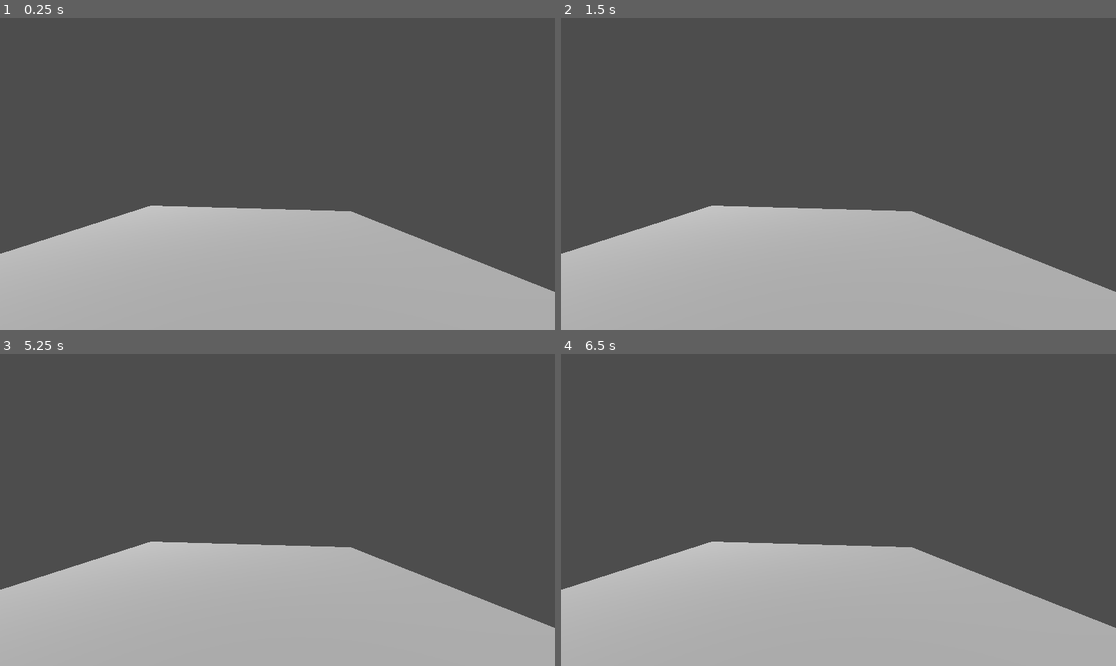
Above: before the commit, frames 1-4 (two rows, left to right).
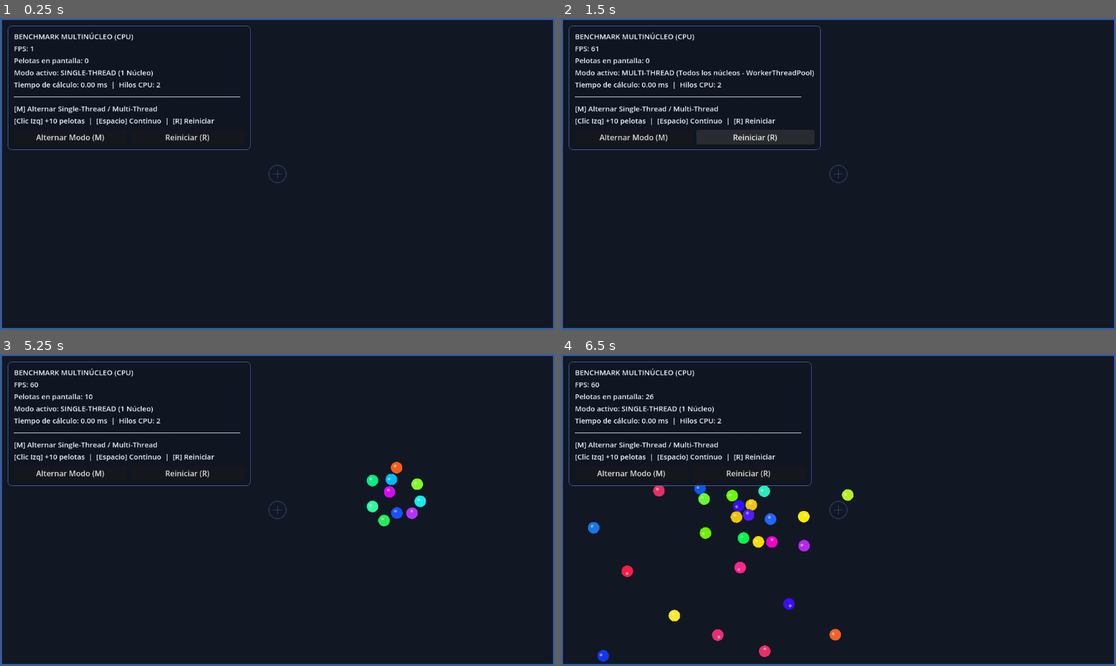
Above: after the commit, the same moments.

Repository: hacketubers-entertainment/experimentoGodot
Game: Godot game, scene res://main.tscn
The game is run twice, just before and just after one commit, with the same random seed, the same clock (stepped at 60 frames per second) and the same inputs. Before the commit the project starts from res://Mundo/mundo.tscn.
Inputs (mouse positions are in pixels of both pictures, inside the frame that each line leads up to):
- Up to frame 1 (0.25 s): no input
- Up to frame 2 (1.5 s): click (633, 136) at 0.5 s, where only the run after the commit has a clickable "Alternar Modo (M)"; click (755, 136) at 1.25 s, where only the run after the commit has a clickable "Reiniciar (R)"
- Up to frame 3 (5.25 s): click (194, 472) at 2 s, where only the run after the commit has a clickable "Reiniciar (R)"; click (194, 472) at 2.75 s, where only the run after the commit has a clickable "Reiniciar (R)"; click (72, 472) at 3.5 s, where only the run after the commit has a clickable "Alternar Modo (M)"; click (72, 472) at 4.25 s, where only the run after the commit has a clickable "Alternar Modo (M)"; tap Enter at 5 s; move the mouse to (399, 494) at 5.02 s; tap M at 5.1 s; click (399, 494) at 5.17 s
- Up to frame 4 (6.5 s): tap Space at 5.27, 5.57, 6.02, 6.05, 6.32 s; tap R at 5.3, 5.85 s; move the mouse to (727, 525) at 5.77 s; click (727, 525) at 5.92 s

The runs differ from the first frame. In frame 1, 100% of the frame differs, in the area x 0-100%, y 0-100%; in frame 2, 100%; in frame 3, 100%; in frame 4, 100%.

Commit message:
Implement core game mechanics with ball spawning, physics management, and multithreading support

Diff:
--- /dev/null
+++ b/ball.gd
@@ -0,0 +1,39 @@
+extends RigidBody2D
+
+## Script ligero de la pelota: únicamente dibuja el círculo brillante con _draw()
+## y aplica el impulso inicial aleatorio al instanciarse.
+## Toda la carga matemática pesada la centraliza el nodo PhysicsManager.
+
+@export var ball_radius: float = 12.0
+@export var initial_impulse_min: float = 280.0
+@export var initial_impulse_max: float = 560.0
+
+var ball_color: Color = Color.CYAN
+
+
+func _ready() -> void:
+	# Evitar que las pelotas duerman para mantener la simulación siempre activa.
+	can_sleep = false
+
+	# Color aleatorio brillante en espacio HSV.
+	ball_color = Color.from_hsv(randf(), randf_range(0.80, 1.0), randf_range(0.90, 1.0))
+
+	var collision_shape := get_node_or_null("CollisionShape2D") as CollisionShape2D
+	if collision_shape and collision_shape.shape is CircleShape2D:
+		ball_radius = (collision_shape.shape as CircleShape2D).radius
+
+	queue_redraw()
+
+	# Aplicar impulso inicial aleatorio al instanciarse.
+	var random_dir := Vector2.from_angle(randf() * TAU)
+	var impulse_magnitude := randf_range(initial_impulse_min, initial_impulse_max)
+	apply_central_impulse(random_dir * impulse_magnitude)
+
+
+func _draw() -> void:
+	draw_circle(Vector2.ZERO, ball_radius, ball_color)
+	draw_circle(
+		Vector2(-ball_radius * 0.28, -ball_radius * 0.28),
+		ball_radius * 0.24,
+		Color(1.0, 1.0, 1.0, 0.45)
+	)
--- /dev/null
+++ b/ball.tscn
@@ -0,0 +1,18 @@
+[gd_scene load_steps=4 format=3]
+
+[ext_resource type="Script" path="res://ball.gd" id="1_ball"]
+
+[sub_resource type="PhysicsMaterial" id="PhysicsMaterial_ball"]
+friction = 0.1
+bounce = 0.85
+
+[sub_resource type="CircleShape2D" id="CircleShape2D_ball"]
+radius = 12.0
+
+[node name="Ball" type="RigidBody2D"]
+physics_material_override = SubResource("PhysicsMaterial_ball")
+can_sleep = false
+script = ExtResource("1_ball")
+
+[node name="CollisionShape2D" type="CollisionShape2D" parent="."]
+shape = SubResource("CircleShape2D_ball")
--- /dev/null
+++ b/main.tscn
@@ -0,0 +1,116 @@
+[gd_scene load_steps=8 format=3]
+
+[ext_resource type="Script" path="res://spawner_controller.gd" id="1_spawner"]
+[ext_resource type="Script" path="res://physics_load_simulator.gd" id="2_physics_manager"]
+
+[sub_resource type="RectangleShape2D" id="RectangleShape2D_left"]
+size = Vector2(200, 1048)
+
+[sub_resource type="RectangleShape2D" id="RectangleShape2D_right"]
+size = Vector2(200, 1048)
+
+[sub_resource type="RectangleShape2D" id="RectangleShape2D_top"]
+size = Vector2(1552, 200)
+
+[sub_resource type="RectangleShape2D" id="RectangleShape2D_bottom"]
+size = Vector2(1552, 200)
+
+[sub_resource type="StyleBoxFlat" id="StyleBoxFlat_hud"]
+bg_color = Color(0.06, 0.08, 0.13, 0.86)
+border_width_left = 1
+border_width_top = 1
+border_width_right = 1
+border_width_bottom = 1
+border_color = Color(0.28, 0.45, 0.72, 0.8)
+corner_radius_top_left = 8
+corner_radius_top_right = 8
+corner_radius_bottom_right = 8
+corner_radius_bottom_left = 8
+
+[node name="Main" type="Node2D"]
+script = ExtResource("1_spawner")
+
+[node name="Background" type="ColorRect" parent="."]
+show_behind_parent = true
+z_index = -10
+offset_right = 1152.0
+offset_bottom = 648.0
+mouse_filter = 2
+color = Color(0.07, 0.09, 0.14, 1)
+
+[node name="Walls" type="Node2D" parent="."]
+
+[node name="WallLeft" type="StaticBody2D" parent="Walls"]
+position = Vector2(-100, 324)
+
+[node name="CollisionShape2D" type="CollisionShape2D" parent="Walls/WallLeft"]
+shape = SubResource("RectangleShape2D_left")
+
+[node name="WallRight" type="StaticBody2D" parent="Walls"]
+position = Vector2(1252, 324)
+
+[node name="CollisionShape2D" type="CollisionShape2D" parent="Walls/WallRight"]
+shape = SubResource("RectangleShape2D_right")
+
+[node name="WallTop" type="StaticBody2D" parent="Walls"]
+position = Vector2(576, -100)
+
+[node name="CollisionShape2D" type="CollisionShape2D" parent="Walls/WallTop"]
+shape = SubResource("RectangleShape2D_top")
+
+[node name="WallBottom" type="StaticBody2D" parent="Walls"]
+position = Vector2(576, 748)
+
+[node name="CollisionShape2D" type="CollisionShape2D" parent="Walls/WallBottom"]
+shape = SubResource("RectangleShape2D_bottom")
+
+[node name="BallsContainer" type="Node2D" parent="."]
+
+[node name="PhysicsManager" type="Node" parent="."]
+script = ExtResource("2_physics_manager")
+balls_container_path = NodePath("../BallsContainer")
+
+[node name="CanvasLayer" type="CanvasLayer" parent="."]
+
+[node name="HudPanel" type="PanelContainer" parent="CanvasLayer"]
+offset_left = 16.0
+offset_top = 16.0
+offset_right = 520.0
+offset_bottom = 248.0
+theme_override_styles/panel = SubResource("StyleBoxFlat_hud")
+
+[node name="MarginContainer" type="MarginContainer" parent="CanvasLayer/HudPanel"]
+layout_mode = 2
+theme_override_constants/margin_left = 12
+theme_override_constants/margin_top = 10
+theme_override_constants/margin_right = 12
+theme_override_constants/margin_bottom = 10
+
+[node name="VBoxContainer" type="VBoxContainer" parent="CanvasLayer/HudPanel/MarginContainer"]
+layout_mode = 2
+theme_override_constants/separation = 8
+
+[node name="StatsLabel" type="Label" parent="CanvasLayer/HudPanel/MarginContainer/VBoxContainer"]
+layout_mode = 2
+theme_override_colors/font_color = Color(0.92, 0.96, 1, 1)
+theme_override_font_sizes/font_size = 15
+text = "BENCHMARK MULTINÚCLEO (CPU)
+FPS: 0
+Pelotas en pantalla: 0
+Modo activo: SINGLE-THREAD (1 Núcleo)"
+
+[node name="ButtonsRow" type="HBoxContainer" parent="CanvasLayer/HudPanel/MarginContainer/VBoxContainer"]
+layout_mode = 2
+theme_override_constants/separation = 8
+
+[node name="ToggleModeButton" type="Button" parent="CanvasLayer/HudPanel/MarginContainer/VBoxContainer/ButtonsRow"]
+layout_mode = 2
+size_flags_horizontal = 3
+focus_mode = 0
+text = "Alternar Modo (M)"
+
+[node name="ResetButton" type="Button" parent="CanvasLayer/HudPanel/MarginContainer/VBoxContainer/ButtonsRow"]
+layout_mode = 2
+size_flags_horizontal = 3
+focus_mode = 0
+text = "Reiniciar (R)"
--- /dev/null
+++ b/physics_load_simulator.gd
@@ -0,0 +1,142 @@
+extends Node
+class_name PhysicsLoadSimulator
+
+## Gestor centralizado de carga de física (PhysicsManager).
+## Ejecuta cálculos matemáticos intensivos por pelota en modo:
+## - Single-Core (use_multithreading = false): bucle secuencial en el hilo principal.
+## - Multi-Core  (use_multithreading = true):  WorkerThreadPool.add_group_task en paralelo
+##   repartido automáticamente entre todos los núcleos físicos de la CPU.
+
+@export var use_multithreading: bool = false
+@export var math_iterations: int = 50000
+@export var turbulence_strength: float = 240.0
+@export var balls_container_path: NodePath = NodePath("../BallsContainer")
+
+var arena_center: Vector2 = Vector2(576.0, 324.0)
+var last_compute_ms: float = 0.0
+
+var _balls_container: Node = null
+var _time: float = 0.0
+
+# Buffers thread-safe preparados en el hilo principal antes de lanzar WorkerThreadPool:
+# - _posiciones y _velocidades son de solo lectura durante el cálculo paralelo.
+# - Cada hilo trabajador escribe únicamente en su índice exclusivo de _fuerzas_resultantes.
+var _pelotas: Array[RigidBody2D] = []
+var _posiciones: Array[Vector2] = []
+var _velocidades: Array[float] = []
+var _fuerzas_resultantes: Array[Vector2] = []
+
+var _center_snapshot: Vector2 = Vector2(576.0, 324.0)
+var _time_snapshot: float = 0.0
+var _iterations_snapshot: int = 50000
+var _turbulence_snapshot: float = 240.0
+
+
+func _ready() -> void:
+	_balls_container = get_node_or_null(balls_container_path)
+
+
+func toggle_multithreading() -> bool:
+	use_multithreading = not use_multithreading
+	return use_multithreading
+
+
+func _physics_process(delta: float) -> void:
+	if _balls_container == null:
+		_balls_container = get_node_or_null(balls_container_path)
+		if _balls_container == null:
+			return
+
+	_time += delta * 2.5
+
+	# 1. Fase segura en el Hilo Principal: recolectar pelotas y copiar posiciones/velocidades.
+	_pelotas.clear()
+	for child in _balls_container.get_children():
+		if child is RigidBody2D and not child.is_queued_for_deletion():
+			_pelotas.append(child as RigidBody2D)
+
+	var count: int = _pelotas.size()
+	if count == 0:
+		last_compute_ms = 0.0
+		return
+
+	_posiciones.resize(count)
+	_velocidades.resize(count)
+	_fuerzas_resultantes.resize(count)
+
+	for i in range(count):
+		var body: RigidBody2D = _pelotas[i]
+		_posiciones[i] = body.global_position
+		_velocidades[i] = body.linear_velocity.length()
+
+	# Congelar parámetros de solo lectura para los hilos trabajadores.
+	_center_snapshot = arena_center
+	_time_snapshot = _time
+	_iterations_snapshot = math_iterations
+	_turbulence_snapshot = turbulence_strength
+
+	# 2. Fase de cálculo intensivo (Single-Core vs Multi-Core con WorkerThreadPool).
+	var start_usec: int = Time.get_ticks_usec()
+
+	if not use_multithreading:
+		# Modo Single-Core: procesa todas las pelotas de forma secuencial en el hilo principal.
+		for i in range(count):
+			_procesar_pelota(i)
+	else:
+		# Modo Multi-Core: distribuye cada índice de pelota entre los núcleos con WorkerThreadPool.
+		var task_id: int = WorkerThreadPool.add_group_task(
+			Callable(self, "_procesar_pelota"),
+			count,
+			-1,
+			true
+		)
+		WorkerThreadPool.wait_for_group_task_completion(task_id)
+
+	last_compute_ms = float(Time.get_ticks_usec() - start_usec) / 1000.0
+
+	# 3. Fase segura en el Hilo Principal: aplicar las fuerzas calculadas a cada RigidBody2D.
+	for i in range(count):
+		_pelotas[i].apply_central_force(_fuerzas_resultantes[i])
+
+
+func _procesar_pelota(index: int) -> void:
+	# Esta función se ejecuta en paralelo en distintos núcleos cuando use_multithreading == true.
+	# No accede ni modifica nodos del SceneTree; solo lee los arreglos de entrada y escribe en index.
+	var pos: Vector2 = _posiciones[index]
+	var speed: float = _velocidades[index]
+	var center: Vector2 = _center_snapshot
+
+	var dx: float = center.x - pos.x
+	var dy: float = center.y - pos.y
+	var dist: float = sqrt(dx * dx + dy * dy + 1.0)
+	var inv_dist: float = 1.0 / dist
+
+	var angle: float = atan2(dy, dx) + _time_snapshot + float(index) * 0.17
+	var acc_x: float = 0.0
+	var acc_y: float = 0.0
+	var iters: int = _iterations_snapshot
+
+	# Bucle matemático pesado de 50,000 iteraciones por pelota.
+	for _i in range(iters):
+		angle += 0.00073
+		var s: float = sin(angle) * inv_dist
+		acc_x += s
+		acc_y += s * 0.5 - inv_dist * 0.25
+
+	var turb_len: float = sqrt(acc_x * acc_x + acc_y * acc_y + 0.0001)
+	var turb_x: float = acc_x / turb_len
+	var turb_y: float = acc_y / turb_len
+
+	# Combinar turbulencia calculada con un leve remolino tangencial alrededor del centro.
+	var swirl_x: float = -dy * inv_dist
+	var swirl_y: float = dx * inv_dist
+	var strength: float = _turbulence_snapshot
+
+	var force_x: float = (turb_x * 0.75 + swirl_x * 0.25) * strength
+	var force_y: float = (turb_y * 0.75 + swirl_y * 0.25) * strength
+
+	# Evitar que la pelota pierda impulso y se estanque en el suelo.
+	if speed < 60.0:
+		force_y -= strength * 0.85
+
+	_fuerzas_resultantes[index] = Vector2(force_x, force_y)
--- a/project.godot
+++ b/project.godot
@@ -11,12 +11,13 @@
 [application]
 
 config/name="Juego Multinucleo"
-run/main_scene="uid://6fkrse5xjfpt"
+run/main_scene="res://main.tscn"
 config/features=PackedStringArray("4.6", "Forward Plus")
 config/icon="res://icon.svg"
 
 [physics]
 
+2d/run_on_separate_thread=true
 3d/physics_engine="Jolt Physics"
 
 [rendering]
--- /dev/null
+++ b/spawner_controller.gd
@@ -0,0 +1,180 @@
+extends Node2D
+class_name SpawnerController
+
+## Script 1: Hilo de Renderizado / Input.
+## Gestiona la entrada del usuario (clic izquierdo, Espacio mantenido, tecla M para alternar
+## Single-Core / Multi-Core y tecla R / botón para reiniciar) y actualiza el HUD en tiempo real.
+
+@export var ball_scene: PackedScene = preload("res://ball.tscn")
+@export var balls_per_click: int = 10
+@export var space_spawn_rate: float = 120.0
+@export var wall_thickness: float = 200.0
+@export var spawn_margin: float = 24.0
+
+@onready var background: ColorRect = $Background
+@onready var balls_container: Node2D = $BallsContainer
+@onready var physics_manager: Node = $PhysicsManager
+@onready var wall_left: StaticBody2D = $Walls/WallLeft
+@onready var wall_right: StaticBody2D = $Walls/WallRight
+@onready var wall_top: StaticBody2D = $Walls/WallTop
+@onready var wall_bottom: StaticBody2D = $Walls/WallBottom
+@onready var stats_label: Label = $CanvasLayer/HudPanel/MarginContainer/VBoxContainer/StatsLabel
+@onready var toggle_mode_button: Button = $CanvasLayer/HudPanel/MarginContainer/VBoxContainer/ButtonsRow/ToggleModeButton
+@onready var reset_button: Button = $CanvasLayer/HudPanel/MarginContainer/VBoxContainer/ButtonsRow/ResetButton
+
+var _space_spawn_accumulator: float = 0.0
+var _arena_size: Vector2 = Vector2(1152.0, 648.0)
+var _cpu_cores: int = 1
+
+
+func _ready() -> void:
+	_cpu_cores = OS.get_processor_count()
+
+	# Evitar que la tecla Espacio active botones de la UI por foco.
+	toggle_mode_button.focus_mode = Control.FOCUS_NONE
+	reset_button.focus_mode = Control.FOCUS_NONE
+
+	toggle_mode_button.pressed.connect(_on_toggle_multithreading)
+	reset_button.pressed.connect(reset_benchmark)
+
+	get_viewport().size_changed.connect(_update_arena_bounds)
+	_update_arena_bounds()
+	_update_hud()
+
+
+func _unhandled_input(event: InputEvent) -> void:
+	# Clic izquierdo del mouse: instanciar 10 pelotas nuevas en la posición del cursor.
+	if event is InputEventMouseButton:
+		var mouse_event := event as InputEventMouseButton
+		if mouse_event.button_index == MOUSE_BUTTON_LEFT and mouse_event.pressed:
+			spawn_balls(get_global_mouse_position(), balls_per_click)
+			get_viewport().set_input_as_handled()
+			return
+
+	if event is InputEventKey:
+		var key_event := event as InputEventKey
+		if key_event.pressed and not key_event.echo:
+			# Tecla M: alternar en tiempo real entre Single-Thread y Multi-Thread (WorkerThreadPool).
+			if key_event.keycode == KEY_M:
+				_on_toggle_multithreading()
+				get_viewport().set_input_as_handled()
+				return
+
+			# Tecla R: reiniciar la prueba eliminando todas las pelotas activas.
+			if key_event.keycode == KEY_R:
+				reset_benchmark()
+				get_viewport().set_input_as_handled()
+
+
+func _process(delta: float) -> void:
+	# Mantener Espacio presionado: generar pelotas continuamente para saturar la CPU.
+	if Input.is_key_pressed(KEY_SPACE):
+		_space_spawn_accumulator += delta * space_spawn_rate
+		var to_spawn: int = int(_space_spawn_accumulator)
+		if to_spawn > 0:
+			_space_spawn_accumulator -= float(to_spawn)
+			var mouse_pos := get_global_mouse_position()
+			var target_pos := mouse_pos if Rect2(Vector2.ZERO, _arena_size).has_point(mouse_pos) else (_arena_size * 0.5)
+			spawn_balls(target_pos, to_spawn)
+	else:
+		_space_spawn_accumulator = 0.0
+
+	_update_hud()
+
+
+func _on_toggle_multithreading() -> void:
+	if physics_manager and physics_manager.has_method("toggle_multithreading"):
+		physics_manager.toggle_multithreading()
+	_update_hud()
+
+
+func spawn_balls(origin: Vector2, count: int) -> void:
+	if ball_scene == null or count <= 0:
+		return
+
+	var min_pos := Vector2(spawn_margin, spawn_margin)
+	var max_pos := Vector2(
+		maxf(spawn_margin, _arena_size.x - spawn_margin),
+		maxf(spawn_margin, _arena_size.y - spawn_margin)
+	)
+
+	for _i in range(count):
+		var ball := ball_scene.instantiate() as RigidBody2D
+		if ball == null:
+			continue
+
+		var jitter := Vector2(randf_range(-24.0, 24.0), randf_range(-24.0, 24.0))
+		ball.position = (origin + jitter).clamp(min_pos, max_pos)
+		balls_container.add_child(ball)
+
+
+func reset_benchmark() -> void:
+	_space_spawn_accumulator = 0.0
+	for child in balls_container.get_children():
+		child.queue_free()
+
+
+func _update_arena_bounds() -> void:
+	_arena_size = get_viewport_rect().size
+	if _arena_size.x <= 0.0 or _arena_size.y <= 0.0:
+		_arena_size = Vector2(1152.0, 648.0)
+
+	background.size = _arena_size
+
+	var half_w: float = _arena_size.x * 0.5
+	var half_h: float = _arena_size.y * 0.5
+	var half_t: float = wall_thickness * 0.5
+
+	var vertical_size := Vector2(wall_thickness, _arena_size.y + wall_thickness * 2.0)
+	var horizontal_size := Vector2(_arena_size.x + wall_thickness * 2.0, wall_thickness)
+
+	_configure_wall(wall_left, Vector2(-half_t, half_h), vertical_size)
+	_configure_wall(wall_right, Vector2(_arena_size.x + half_t, half_h), vertical_size)
+	_configure_wall(wall_top, Vector2(half_w, -half_t), horizontal_size)
+	_configure_wall(wall_bottom, Vector2(half_w, _arena_size.y + half_t), horizontal_size)
+
+	if physics_manager:
+		physics_manager.arena_center = _arena_size * 0.5
+
+	queue_redraw()
+
+
+func _configure_wall(wall: StaticBody2D, wall_pos: Vector2, rect_size: Vector2) -> void:
+	wall.position = wall_pos
+	var shape_node := wall.get_node_or_null("CollisionShape2D") as CollisionShape2D
+	if shape_node and shape_node.shape is RectangleShape2D:
+		(shape_node.shape as RectangleShape2D).size = rect_size
+
+
+func _draw() -> void:
+	draw_rect(Rect2(Vector2(2.0, 2.0), _arena_size - Vector2(4.0, 4.0)), Color(0.26, 0.42, 0.68, 0.85), false, 4.0)
+
+	var center := _arena_size * 0.5
+	var marker_color := Color(0.35, 0.55, 0.85, 0.30)
+	draw_arc(center, 18.0, 0.0, TAU, 32, marker_color, 2.0)
+	draw_line(center + Vector2(-10.0, 0.0), center + Vector2(10.0, 0.0), marker_color, 1.5)
+	draw_line(center + Vector2(0.0, -10.0), center + Vector2(0.0, 10.0), marker_color, 1.5)
+
+
+func _update_hud() -> void:
+	var fps: int = Engine.get_frames_per_second()
+	var active_balls: int = balls_container.get_child_count()
+	var is_multithread: bool = bool(physics_manager.use_multithreading) if physics_manager else false
+	var compute_ms: float = float(physics_manager.last_compute_ms) if physics_manager else 0.0
+
+	var mode_text: String = (
+		"MULTI-THREAD (Todos los núcleos - WorkerThreadPool)"
+		if is_multithread
+		else "SINGLE-THREAD (1 Núcleo)"
+	)
+
+	stats_label.text = (
+		"BENCHMARK MULTINÚCLEO (CPU)\n"
+		+ "FPS: %d\n" % fps
+		+ "Pelotas en pantalla: %d\n" % active_balls
+		+ "Modo activo: %s\n" % mode_text
+		+ "Tiempo de cálculo: %.2f ms  |  Hilos CPU: %d\n" % [compute_ms, _cpu_cores]
+		+ "────────────────────────────────────────────────────\n"
+		+ "[M] Alternar Single-Thread / Multi-Thread\n"
+		+ "[Clic Izq] +10 pelotas  |  [Espacio] Continuo  |  [R] Reiniciar"
+	)
Not shown, added: ball.gd.uid
Not shown, added: physics_load_simulator.gd.uid
Not shown, added: spawner_controller.gd.uid
